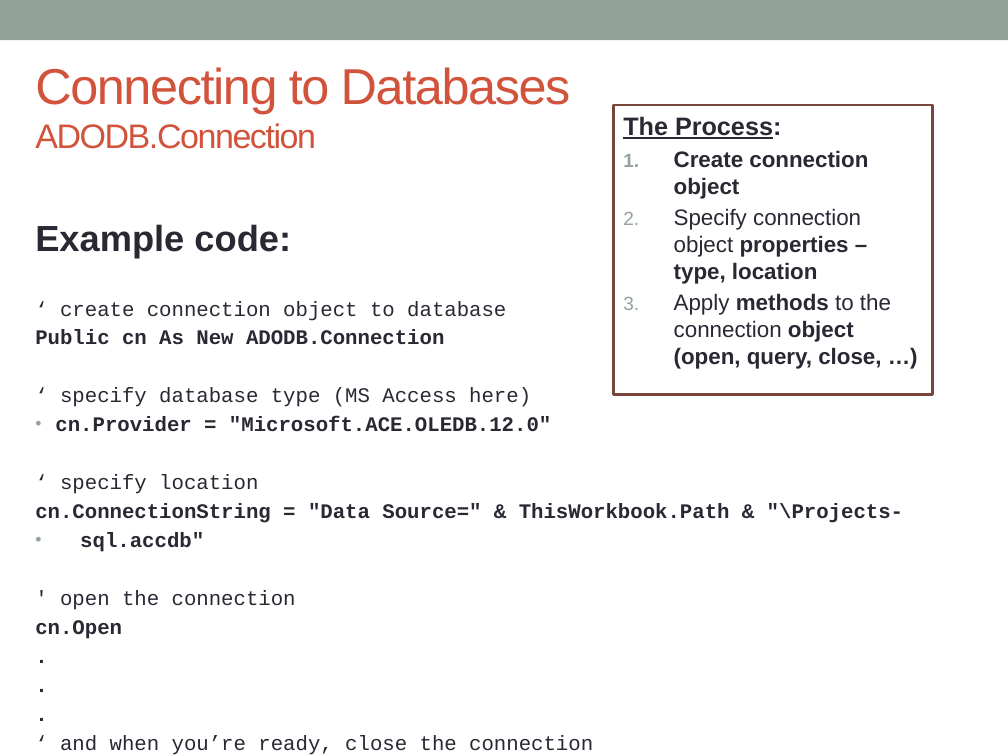
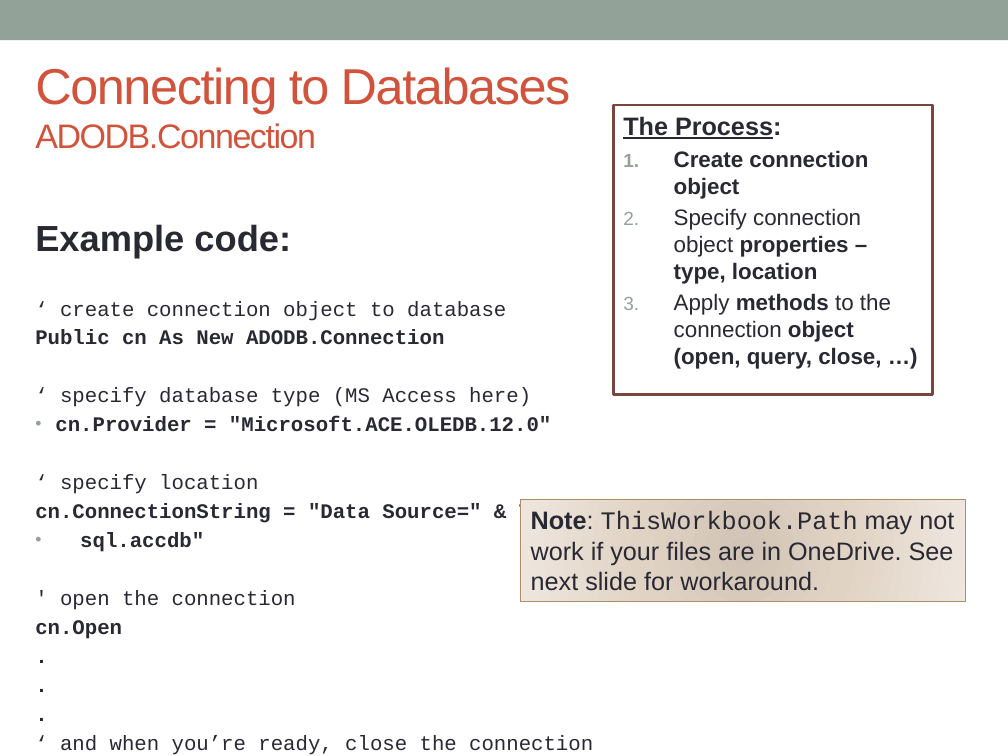
Before and after one commit to prof-frommer/info_sys_course, a slide deck: slide 8 of LEC/lec22-VBA-V-access-and-vba/VBAPart5_AccessAndVBA.pptx. Drawn at 1008x756 pixels with LibreOffice and Linux fonts; fonts in the diff are those of the drawing. Boxes give left, top, right and bottom in pixels: in the first picture for what was removed or moved away, otherwise in the second. Text is boxed around its words. In the diff, an @@ line names an element or a change of style, - is before the commit and + after.

Commit message:
updated lec22-VBA-V-access-and-vba slides with one containing filepath workaround

```diff
--- a/LEC/lec22-VBA-V-access-and-vba/VBAPart5_AccessAndVBA.pptx
+++ b/LEC/lec22-VBA-V-access-and-vba/VBAPart5_AccessAndVBA.pptx
@@ rectangle added at box(521, 500, 967, 602), fill gradient #D1C4B6 to #E1D3C4 to #EFE7DF, outline #AD8F67 0.75 pt, 18 pt, text #292934 @@
+Note: ThisWorkbook.Path may not work if your files are in OneDrive. See next slide for workaround.
```
Also in this commit, not shown: 1 slide added, 1 other file.
